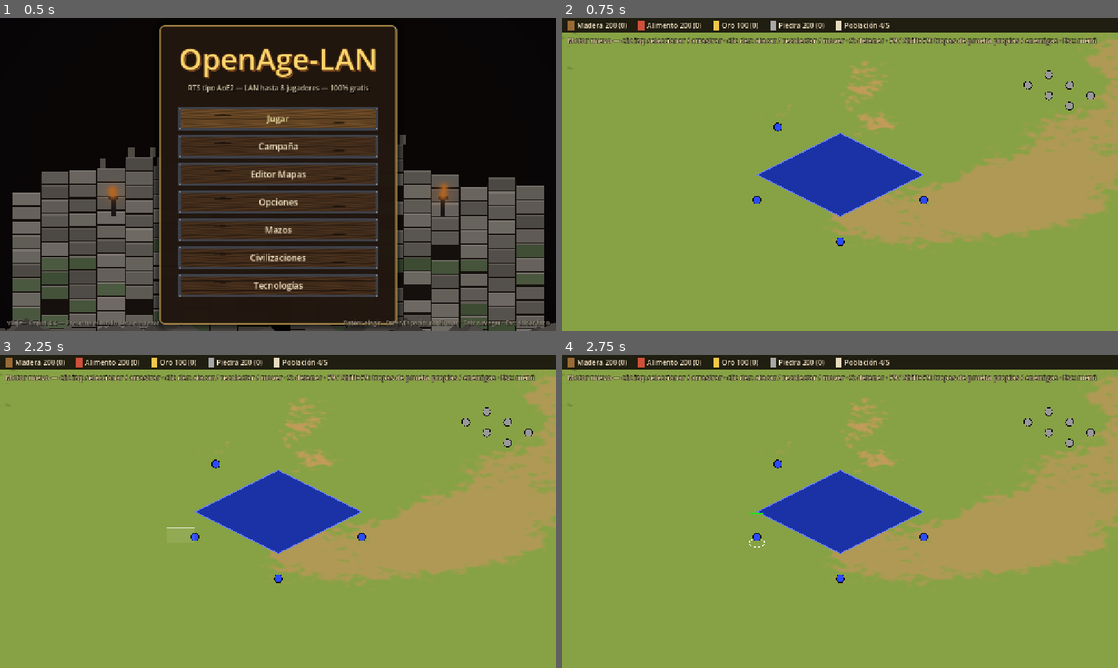
Above: before the commit, frames 1-4 (two rows, left to right).
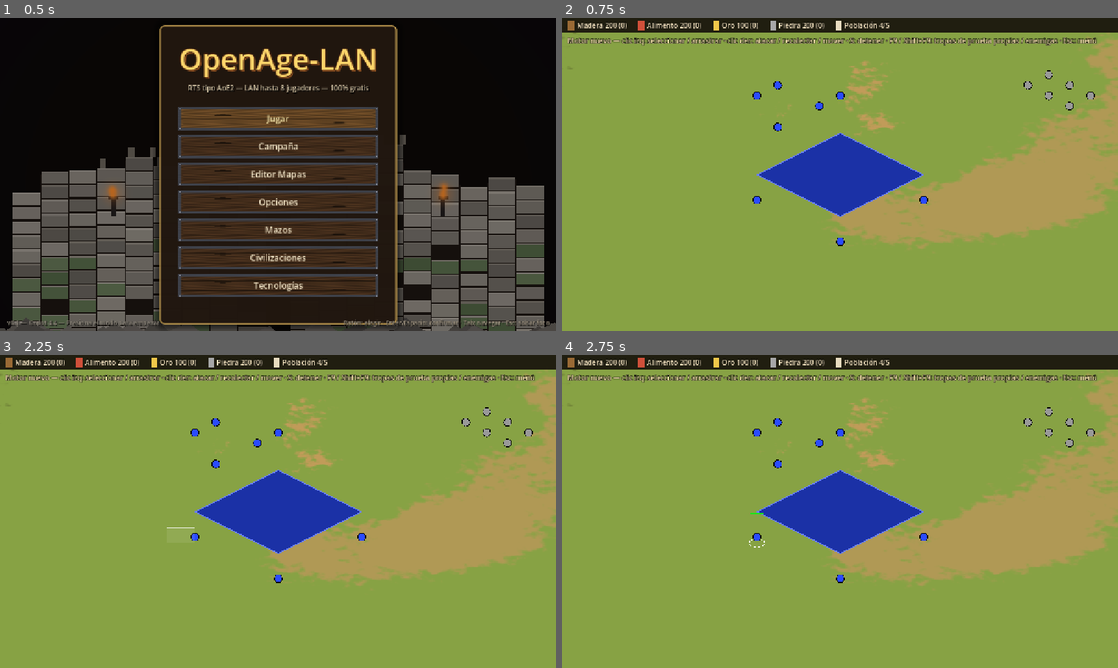
Above: after the commit, the same moments.

Repository: FelipeDiazAimar/OpenAge2
Game: Godot game, scene res://ui/menus/MainMenu.tscn
Same seed, same stepped clock (60 frames per second), same inputs: the game is played once before the commit and once after it.
Inputs (mouse positions are in pixels of both pictures, inside the frame that each line leads up to):
- Up to frame 1 (0.5 s): no input
- Up to frame 2 (0.75 s): click "Jugar" at 0.5 s
- Up to frame 3 (2.25 s): tap Enter at 1.25 s; move the mouse to (400, 495) at 1.27 s; hold D 1.28-2 s; tap A (attack_move) at 1.35 s; click (400, 495) at 1.42 s; tap Space at 1.52, 2 s; drag from (166, 527) to (250, 574) at 2.02 s
- Up to frame 4 (2.75 s): no input

Frame 1 is identical in both runs. In frame 2, 0.1% of the frame differs, in the area x 34-51%, y 20-30%; in frame 3, 0.1%; in frame 4, 0.1%.

Commit message:
F3b: render de caza y animales en el mapa
Co-Authored-By: Claude Opus 5.5 <noreply@anthropic.com>

Diff:
--- a/engine/render2d/EntityLayer.gd
+++ b/engine/render2d/EntityLayer.gd
@@ -14,6 +14,9 @@
 ## Cadáveres (solo render): {view, t}. No se seleccionan.
 var corpses: Array = []
 var _prev: Dictionary = {}
+## Carcasas recientes: id -> segundos desde la muerte (animación death y luego decay).
+var _dying: Dictionary = {}
+const DEATH_TIME := 1.2
 
 
 func _init() -> void:
@@ -37,6 +40,8 @@
 	for ev in sim.drain_events():
 		if str(ev.get("type", "")) == "death":
 			_spawn_corpse(ev)
+		elif str(ev.get("type", "")) == "carcass":
+			_dying[int(ev["id"])] = 0.0
 	for c in corpses.duplicate():
 		c["t"] += delta
 		c["view"].update_view(false, Vector2.ZERO, delta, "death")
@@ -49,6 +54,7 @@
 		if not w.entities.has(id):
 			views[id].queue_free()
 			views.erase(id)
+			_dying.erase(id)
 	var ids: Array = w.entities.keys()
 	ids.sort()
 	var a := clampf(alpha, 0.0, 1.0)
@@ -72,6 +78,9 @@
 		var hp: Dictionary = w.comp(id, "Hitpoints")
 		if not hp.is_empty() and int(hp["max"]) > 0:
 			v.hp_ratio = float(hp["hp"]) / float(hp["max"])
+		var col: Color = colors.get(e["owner"], Color(0.6, 0.6, 0.6))
+		v.set_color(col)
+		v.owned = str(e["type"]) == "resource" and int(e["owner"]) >= 0
 		var action := ""
 		var att: Dictionary = w.comp(id, "Attack")
 		var g: Dictionary = w.comp(id, "Gather")
@@ -79,6 +88,14 @@
 			action = "attack"
 		elif not g.is_empty() and str(g["state"]) == "gathering":
 			action = "task_" + str(g["kind"])
+		var src: Dictionary = w.comp(id, "ResourceSource")
+		if not src.is_empty() and bool(src["killed"]):
+			# Carcasa: la animación de muerte una vez y luego el cuerpo en el suelo.
+			var t: float = _dying.get(id, DEATH_TIME) + delta
+			_dying[id] = t
+			v.one_shot = t < DEATH_TIME
+			action = "death" if t < DEATH_TIME else "decay"
+			moving = false
 		v.update_view(moving, facing, delta, action)
 
 
--- a/engine/render2d/EntityView.gd
+++ b/engine/render2d/EntityView.gd
@@ -6,7 +6,7 @@
 
 const Iso := preload("res://engine/render2d/Iso.gd")
 const PLAYER_SHADER := preload("res://engine/render2d/player_color.gdshader")
-const FPS := {"walk": 10.0, "idle": 6.0, "task": 8.0, "attack": 10.0, "death": 8.0}
+const FPS := {"walk": 10.0, "idle": 6.0, "task": 8.0, "attack": 10.0, "death": 8.0, "decay": 0.0}
 
 var entity_id := 0
 var kind := "unit"
@@ -24,6 +24,8 @@
 			queue_redraw()
 ## La animación no se repite: queda en el último frame (muerte).
 var one_shot := false
+## Animal con dueño (oveja propia): lleva la marca de bando.
+var owned := false
 
 var _graphics: Dictionary = {}
 var _locator
@@ -35,6 +37,15 @@
 var _has_mask := false
 var _sprite: Sprite2D
 var _mat: ShaderMaterial
+
+
+## Cambio de dueño (p. ej. oveja capturada).
+func set_color(c: Color) -> void:
+	if c == color:
+		return
+	color = c
+	_mat.set_shader_parameter("player_color", c)
+	queue_redraw()
 
 
 func setup(id: int, def: Dictionary, p_color: Color, locator) -> void:
@@ -74,7 +85,7 @@
 ## Unidad con sprite sin máscara de color de jugador: se dibuja una elipse del
 ## color del jugador bajo los pies para distinguir bandos.
 func team_marker() -> bool:
-	return kind == "unit" and _sprite.visible and not _has_mask and not one_shot
+	return (kind == "unit" or owned) and _sprite.visible and not _has_mask and not one_shot
 
 
 func pick_radius() -> float:
--- a/engine/sim/MapGen.gd
+++ b/engine/sim/MapGen.gd
@@ -7,6 +7,9 @@
 
 const CLEAR_R := 7
 const PER_PLAYER := [["gold_mine", 10, 7], ["stone_mine", 11, 5], ["berry_bush", 9, 6], ["tree", 15, 45]]
+## Animales por jugador: [id, distancia, cantidad, propio]. AoE2: 4 ovejas
+## propias junto al TC, 2 jabalíes y una manada de ciervos más lejos.
+const ANIMALS := [["sheep", 5, 4, true], ["boar", 15, 2, false], ["deer", 19, 4, false]]
 const FORESTS := 16
 const LOOSE_GOLD := 6
 const LOOSE_STONE := 4
@@ -32,6 +35,43 @@
 			var t := Vector2i(rng.range_i(5, w - 6), rng.range_i(5, h - 6))
 			if _far_from_starts(t, starts):
 				_blob(sim, rng, reserved, t, str(spec[0]), 4)
+	# Animales al final (no bloquean casillas; así no quedan bajo árboles).
+	var used := {}
+	for i in starts.size():
+		for spec in ANIMALS:
+			var owner := i if bool(spec[3]) else -1
+			_herd(sim, rng, used, starts[i], int(spec[1]), str(spec[0]), int(spec[2]), owner)
+
+
+## Grupo de n animales alrededor de un punto a `dist` casillas de c (±2).
+static func _herd(sim, rng, used: Dictionary, c: Vector2i, dist: int, def_id: String, n: int, owner: int) -> void:
+	var g = sim.grid
+	for attempt in 30:
+		var t: int = rng.range_i(-dist, dist)
+		var anchor: Vector2i
+		match rng.range_i(0, 3):
+			0:
+				anchor = c + Vector2i(t, -dist)
+			1:
+				anchor = c + Vector2i(dist, t)
+			2:
+				anchor = c + Vector2i(t, dist)
+			_:
+				anchor = c + Vector2i(-dist, t)
+		if not g.is_walkable(anchor):
+			continue
+		var placed := 0
+		for k in 40:
+			if placed >= n:
+				break
+			var spread := 1 if dist <= 6 else 2
+			var tile := anchor + Vector2i(rng.range_i(-spread, spread), rng.range_i(-spread, spread))
+			if used.has(tile) or not g.is_walkable(tile):
+				continue
+			if sim.spawn(def_id, owner, tile) >= 0:
+				used[tile] = true
+				placed += 1
+		return
 
 
 static func _far_from_starts(t: Vector2i, starts: Array[Vector2i]) -> bool:
--- a/tests/engine/test_combat_render.gd
+++ b/tests/engine/test_combat_render.gd
@@ -72,3 +72,55 @@
 	layer.sync(1.0, 0.1)
 	assert_eq(layer.corpses.size(), 0, "sin animación de muerte no queda una unidad 'fantasma' de pie")
 	layer.free()
+
+
+const SPR := "user://test_animals_sprites"
+
+
+func _anim_pack(path: String) -> void:
+	var dir := SPR + "/" + path
+	DirAccess.make_dir_recursive_absolute(dir)
+	var frames := []
+	for d in 16:
+		for sub in 2:
+			var n := "p_%03d.png" % (d * 2 + sub)
+			var img := Image.create(6, 6, false, Image.FORMAT_RGBA8)
+			img.fill(Color(0.5, 0.4, 0.3, 1))
+			img.save_png(dir + "/" + n)
+			frames.append({"png": n, "dir": d, "sub": sub, "hotspot": [3, 5]})
+	var f := FileAccess.open(dir + "/manifest.pack.json", FileAccess.WRITE)
+	f.store_string(JSON.stringify({"dirs": 16, "kept_per_dir": 2, "size": [6, 6], "frames": frames}))
+	f.close()
+
+
+func test_carcass_plays_death_then_decay() -> void:
+	for a in ["idle", "walk", "death", "decay"]:
+		_anim_pack("animals/deer/" + a)
+	var s := _sim()
+	var deer := s.spawn("deer", -1, Vector2i(10, 10))
+	var layer := EntityLayer.new()
+	layer.bind(s, AssetLocator.new([SPR], ["user://nada"]), {0: Color.BLUE, 1: Color.RED})
+	layer.snapshot()
+	layer.sync(1.0, 0.0)
+	s.kill(deer)
+	layer.sync(1.0, 0.1)
+	assert_eq(layer.views[deer].current_anim(), "death")
+	layer.sync(1.0, 1.5)
+	assert_eq(layer.views[deer].current_anim(), "decay")
+	var f: int = layer.views[deer].current_frame()
+	layer.sync(1.0, 3.0)
+	assert_eq(layer.views[deer].current_frame(), f, "la carcasa no se anima")
+	layer.free()
+
+
+func test_owner_change_recolors() -> void:
+	var s := _sim()
+	var sheep := s.spawn("sheep", -1, Vector2i(10, 10))
+	var layer := EntityLayer.new()
+	layer.bind(s, AssetLocator.new(["user://nada"], ["user://nada"]), {0: Color.BLUE, 1: Color.RED})
+	layer.snapshot()
+	layer.sync(1.0, 0.0)
+	s.world.entities[sheep]["owner"] = 1
+	layer.sync(1.0, 0.1)
+	assert_eq(layer.views[sheep].color, Color.RED)
+	layer.free()
--- a/tests/engine/test_mapgen.gd
+++ b/tests/engine/test_mapgen.gd
@@ -74,3 +74,21 @@
 			assert_eq(r, region, "todos los inicios conectados (semilla %d)" % sd)
 		var total_trees := _count_near(s, Vector2i(72, 72), "tree", 80)
 		assert_true(total_trees > 400, "bosques generales: %d" % total_trees)
+
+
+func test_animals_per_player() -> void:
+	for sd in [1, 2]:
+		var s := _gen(sd)
+		for i in STARTS.size():
+			var c: Vector2i = STARTS[i]
+			var own_sheep := 0
+			for id in s.world.entities:
+				var e: Dictionary = s.world.entities[id]
+				if e["def_id"] == "sheep" and e["owner"] == i:
+					var t := Grid.tile_of(e["pos"])
+					if maxi(absi(t.x - c.x), absi(t.y - c.y)) <= 7:
+						own_sheep += 1
+					assert_true(s.grid.is_walkable(t), "oveja en casilla libre")
+			assert_eq(own_sheep, 4, "4 ovejas propias junto al TC (semilla %d)" % sd)
+			assert_eq(_count_near(s, c, "boar", 18), 2, "2 jabalíes (semilla %d)" % sd)
+			assert_true(_count_near(s, c, "deer", 24) >= 3, "ciervos (semilla %d)" % sd)
